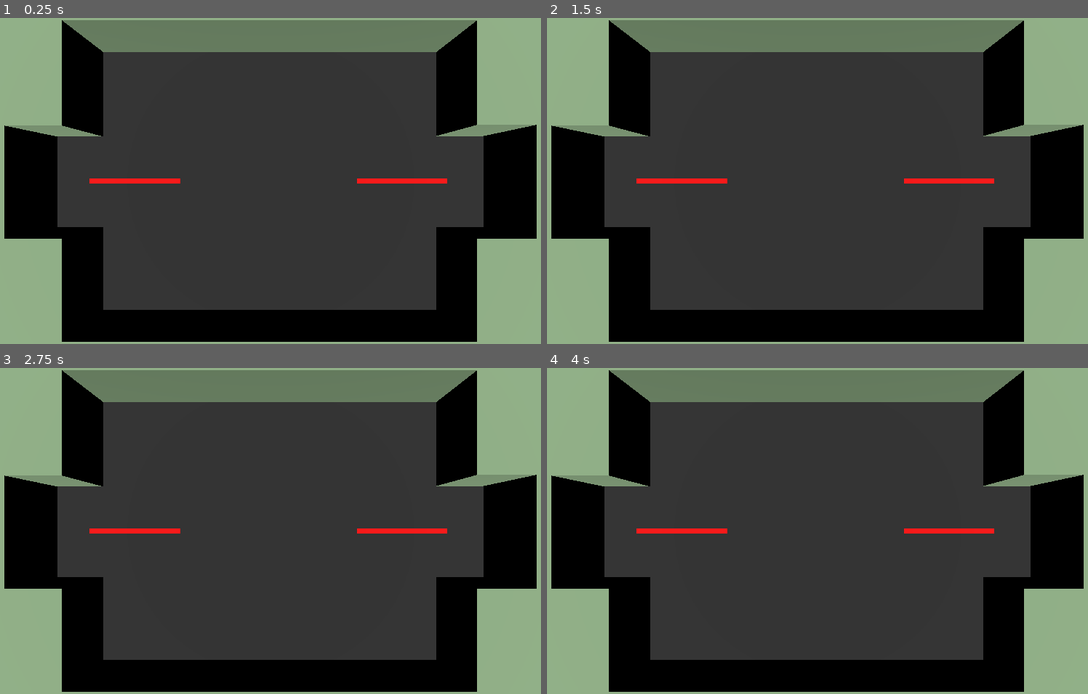
Above: before the commit, frames 1-4 (two rows, left to right).
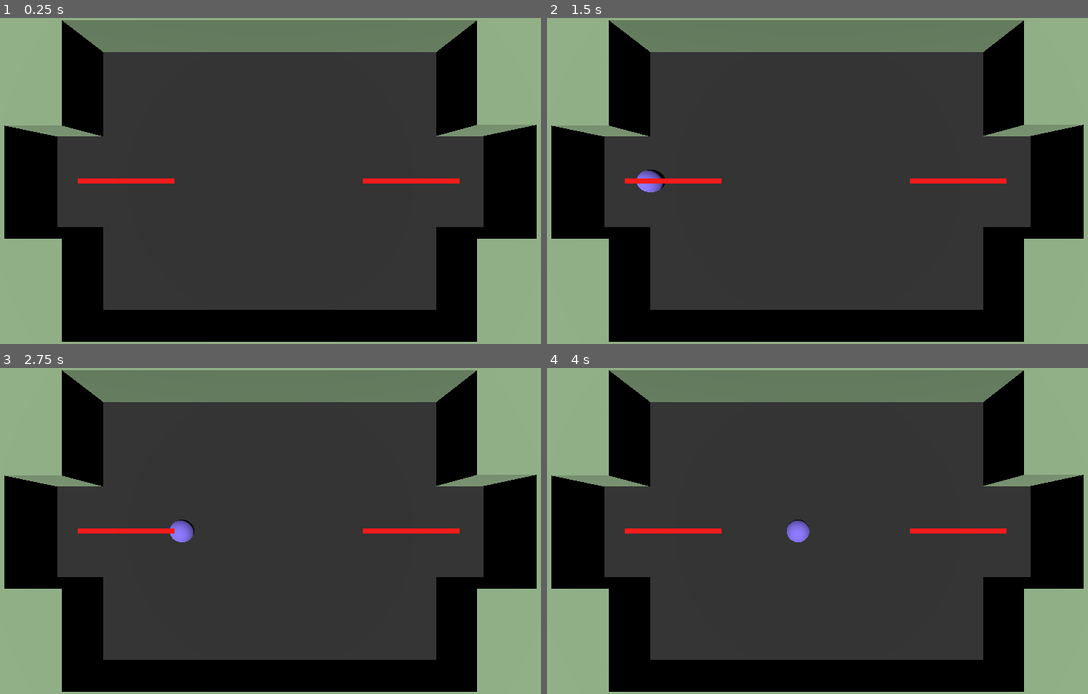
Above: after the commit, the same moments.

Repository: TheCubeOfFire/ggj2025-dumbbubbledoor
Game: Godot game, scene res://Map/Arena.tscn
Two runs of this game, one before a commit and one after it. Both use one fixed random seed, a clock stepped at 60 frames per second and the inputs below. This scene is started directly instead of the project's main scene.
Inputs:
- Up to frame 1 (0.25 s): no input
- Up to frame 2 (1.5 s): tap Enter at 0.5 s; tap Space at 1.25 s
- Up to frame 3 (2.75 s): tap Enter at 2 s
- Up to frame 4 (4 s): no input

The runs differ from the first frame. In frame 1, 0.1% of the frame differs, in the area x 14-85%, y 49-51%; in frame 2, 0.3%; in frame 3, 0.3%; in frame 4, 0.3%, in the area x 14-85%, y 46-54%.

Commit message:
Add shooting of arrows and bubbles

Diff:
--- a/Map/Arena.tscn
+++ b/Map/Arena.tscn
@@ -79,7 +79,15 @@
 
 [node name="LeftPlayer" parent="Players" instance=ExtResource("4_ntw2r")]
 transform = Transform3D(1, 0, 0, 0, 1, 0, 0, 0, 1, -40, 0, 0)
+bubble_container_node_path = NodePath("../../Bubbles")
+arrow_container_node_path = NodePath("../../Arrows")
 
 [node name="RightPlayer" parent="Players" instance=ExtResource("4_ntw2r")]
 transform = Transform3D(-1, 0, -8.74228e-08, 0, 1, 0, 8.74228e-08, 0, -1, 39, 0, 0)
 flipped = true
+bubble_container_node_path = NodePath("../../Bubbles")
+arrow_container_node_path = NodePath("../../Arrows")
+
+[node name="Bubbles" type="Node3D" parent="."]
+
+[node name="Arrows" type="Node3D" parent="."]
--- a/player/player.gd
+++ b/player/player.gd
@@ -1,5 +1,13 @@
 class_name Player
 extends Node3D
+
+
+const INITIAL_BUBBLE_IMPULSE: float = 15.0
+const INITIAL_ARROW_IMPULSE: float = 30.0
+
+
+const ARROW: PackedScene = preload("res://arrows/Arrow.tscn")
+const BUBBLE: PackedScene = preload("res://bubbles/Bubble.tscn")
 
 
 @export var controller_index := -1
@@ -8,11 +16,18 @@
 @export_range(0, 100, 0.1, "suffix:deg/s") var angular_speed := 80
 @export_range(0, 2 * PI, 1, "radians_as_degrees") var angle_limit := deg_to_rad(80)
 
+@export_node_path("Node3D") var bubble_container_node_path := ^""
+@export_node_path("Node3D") var arrow_container_node_path := ^""
+
 
 var _default_rotation := PI if flipped else 0.0
 var _current_rotation := 0.0
 
+
 @onready var _direction_pivot := $DirectionPivot as Marker3D
+
+@onready var _arrow_container_node := get_node(arrow_container_node_path) as Node3D
+@onready var _bubble_container_node := get_node(bubble_container_node_path) as Node3D
 
 
 func _ready() -> void:
@@ -24,6 +39,7 @@
         return
 
     _update_player_rotation()
+    _process_shoot_events()
 
 
 func _update_player_rotation() -> void:
@@ -35,3 +51,26 @@
     _current_rotation = clampf(_current_rotation, -angle_limit, angle_limit)
 
     _direction_pivot.rotation.y = _default_rotation + _current_rotation
+
+
+func _process_shoot_events() -> void:
+    if _is_input_just_pressed(InputManager.InputActionType.SHOOT_BUBBLE):
+        _shoot_projectile(BUBBLE, INITIAL_BUBBLE_IMPULSE, _bubble_container_node)
+
+
+    if _is_input_just_pressed(InputManager.InputActionType.SHOOT_ARROW):
+        _shoot_projectile(ARROW, INITIAL_ARROW_IMPULSE, _arrow_container_node)
+
+
+func _shoot_projectile(projectile_scene: PackedScene, initial_impulse: float, projectile_container: Node3D) -> void:
+    var new_projectile := projectile_scene.instantiate()
+    if "initial_force" in new_projectile:
+        new_projectile.initial_force = initial_impulse
+    if "initial_direction" in new_projectile:
+        new_projectile.initial_direction = _direction_pivot.global_transform.basis.x
+    projectile_container.add_child(new_projectile)
+    new_projectile.global_position = _direction_pivot.global_position
+
+
+func _is_input_just_pressed(input_type: InputManager.InputActionType) -> bool:
+    return InputManager.is_action_just_pressed_for_player(controller_index, input_type)
--- a/player/player.tscn
+++ b/player/player.tscn
@@ -13,6 +13,7 @@
 script = ExtResource("1_4o028")
 
 [node name="DirectionPivot" type="Marker3D" parent="."]
+transform = Transform3D(1, 0, 0, 0, 1, 0, 0, 0, 1, 0, 3, 0)
 
 [node name="ShootDirectionMesh" type="MeshInstance3D" parent="DirectionPivot"]
 transform = Transform3D(1, 0, 0, 0, 1, 0, 0, 0, 1, 10, 3, 0)
